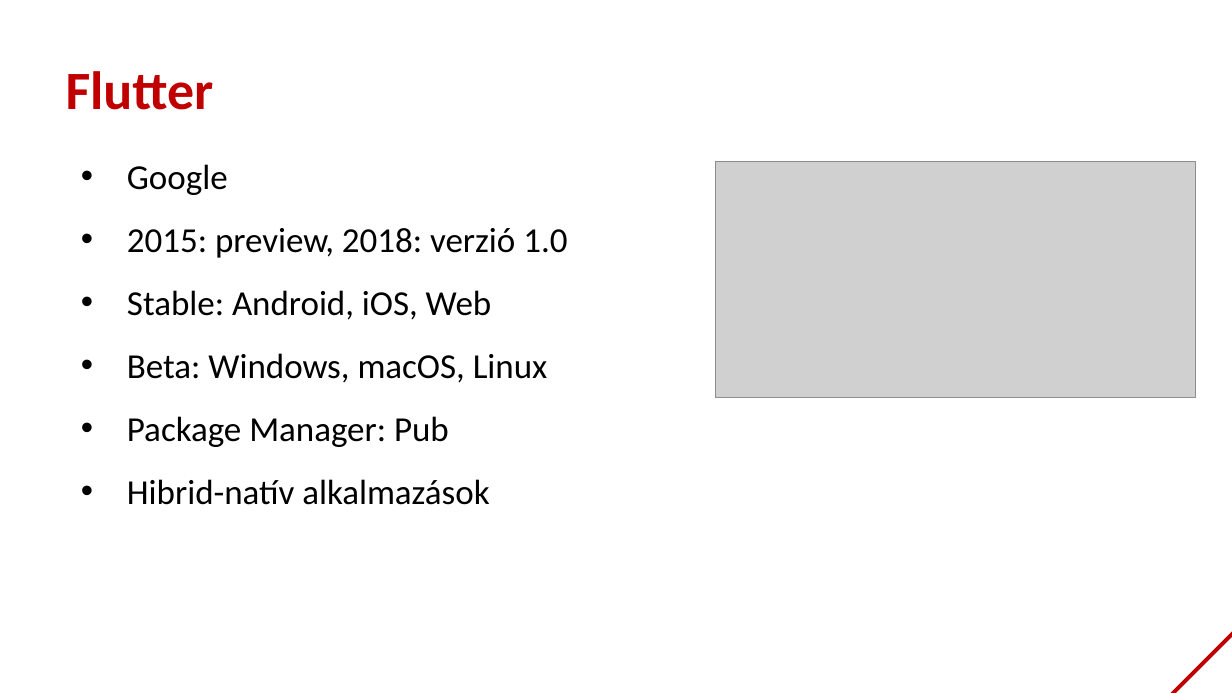
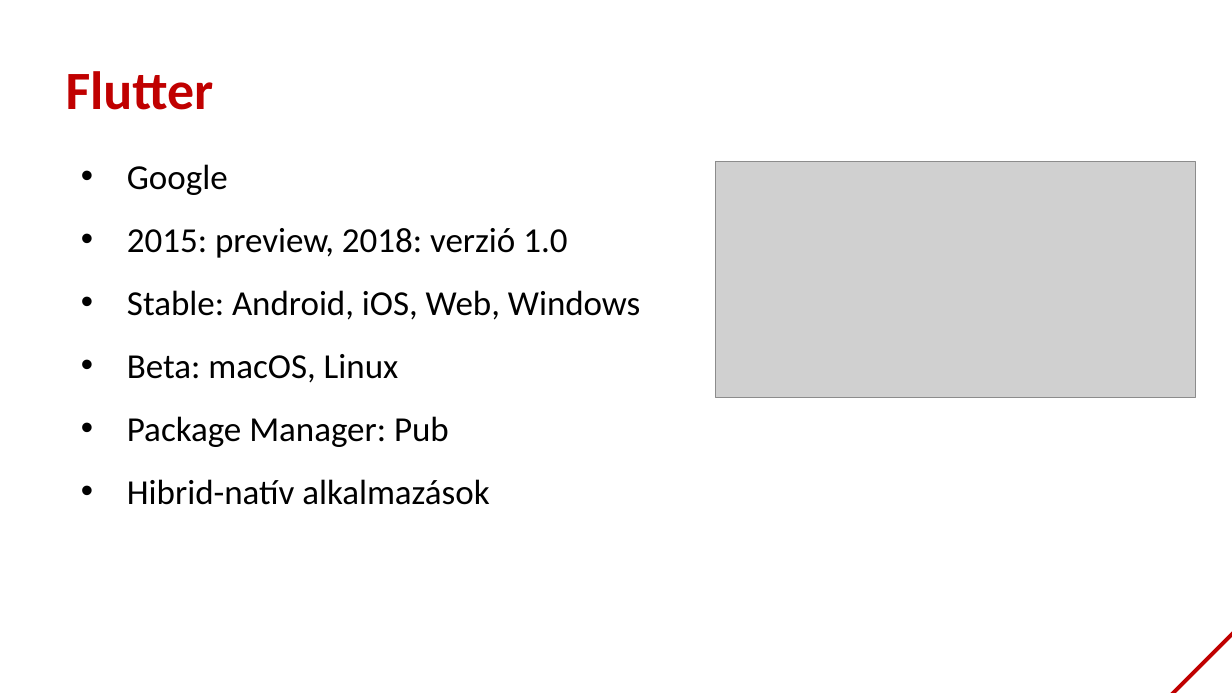
Before and after one commit to bmeaut/VIAUAV45, a slide deck: slide 5 of extras/lecture_01_2021.pptx. Drawn at 1232x693 pixels with LibreOffice and Linux fonts; fonts in the diff are those of the drawing; grey boxes stand for pictures; background and template pictures are left out. Boxes give left, top, right and bottom in pixels: in the first picture for what was removed or moved away, otherwise in the second. Text is boxed around its words. In the diff, an @@ line names an element or a change of style, - is before the commit and + after.

```diff
--- a/extras/lecture_01_2021.pptx
+++ b/extras/lecture_01_2021.pptx
@@ text at (x1=127, y1=290, x2=640, y2=383): text changed @@
-• Stable: Android, iOS, Web
-• Beta: Windows, macOS, Linux
+• Stable: Android, iOS, Web, Windows
+• Beta: macOS, Linux
```
Also in this commit, not shown: 1 other slide changed, 1 other file.
